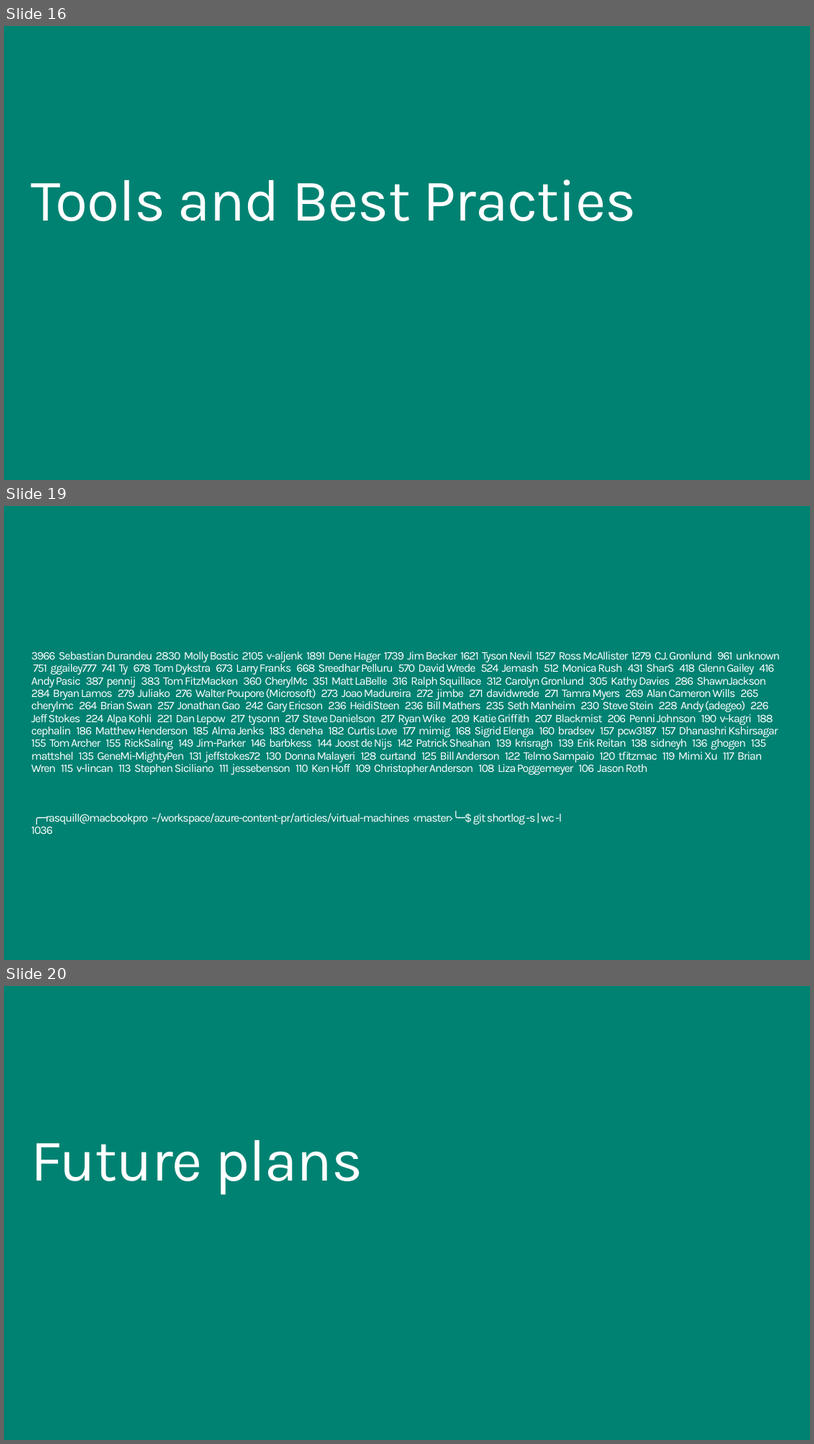
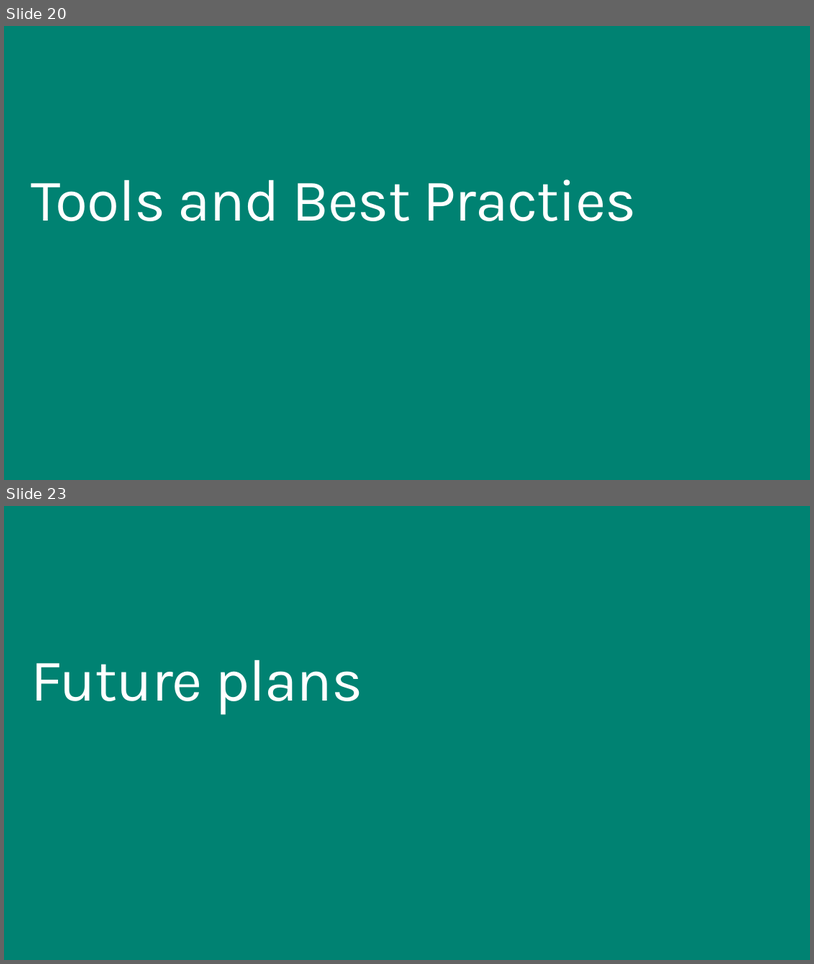
Before and after one commit to squillace/presentations, a slide deck: idw-2015/Content Matters-Open Authoring and Collaboration Across Disciplines.pptx. Shown one above the other, each under a label of ours: slides 16, 19 and 20 before the commit, slides 20 and 23 after it; the slides between them are not shown. The pictures are 814x1444 and 814x964 pixels, drawn with LibreOffice and Linux fonts; fonts in the diff are those of the drawing; background and template pictures are left out. Boxes give left, top, right and bottom in pixels: in the first picture for what was removed or moved away, otherwise in the second. Text is boxed around its words. In the diff, an @@ line names an element or a change of style, - is before the commit and + after.

```diff
--- a/idw-2015/Content Matters-Open Authoring and Collaboration Across Disciplines.pptx
+++ b/idw-2015/Content Matters-Open Authoring and Collaboration Across Disciplines.pptx
@@ slide 19 removed at [4,506,810,960], background #008272 @@
@@ title removed at [31,651,780,834] @@
-3966 Sebastian Durandeu 2830 Molly Bostic 2105 v-aljenk 1891 Dene Hager 1739 Jim Becker 1621 Tyson Nevil 1527 Ross McAllister 1279 C.J. Gronlund 961 unknown 751 ggailey777 741 Ty 678 Tom Dykstra 673 Larry Franks 668 Sreedhar Pelluru 570 David Wrede 524 Jemash 512 Monica Rush 431 SharS 418 Glenn Gailey 416 Andy Pasic 387 pennij 383 Tom FitzMacken 360 CherylMc 351 Matt LaBelle 316 Ralph Squillace 312 Carolyn Gronlund 305 Kathy Davies 286 ShawnJackson 284 Bryan Lamos 279 Juliako 276 Walter Poupore (Microsoft) 273 Joao Madureira 272 jimbe 271 davidwrede 271 Tamra Myers 269 Alan Cameron Wills 265 cherylmc 264 Brian Swan 257 Jonathan Gao 242 Gary Ericson 236 HeidiSteen 236 Bill Mathers 235 Seth Manheim 230 Steve Stein 228 Andy (adegeo) 226 Jeff Stokes 224 Alpa Kohli 221 Dan Lepow 217 tysonn 217 Steve Danielson 217 Ryan Wike 209 Katie Griffith 207 Blackmist 206 Penni Johnson 190 v-kagri 188 cephalin 186 Matthew Henderson 185 Alma Jenks 183 deneha 182 Curtis Love 177 mimig 168 Sigrid Elenga 160 bradsev 157 pcw3187 157 Dhanashri Kshirsagar 155 Tom Archer 155 RickSaling 149 Jim-Parker 146 barbkess 144 Joost de Nijs 142 Patrick Sheahan 139 krisragh 139 Erik Reitan 138 sidneyh 136 ghogen 135 mattshel 135 GeneMi-MightyPen 131 jeffstokes72 130 Donna Malayeri 128 curtand 125 Bill Anderson 122 Telmo Sampaio 120 tfitzmac 119 Mimi Xu 117 Brian Wren 115 v-lincan 113 Stephen Siciliano 111 jessebenson 110 Ken Hoff 109 Christopher Anderson 108 Liza Poggemeyer 106 Jason Roth
-╭─rasquill@macbookpro ~/workspace/azure-content-pr/articles/virtual-machines ‹master›╰─$ git shortlog -s | wc -l
-1036
@@ what was slide 16 is now slide 20 @@
@@ what was slide 20 is now slide 23 @@
```
Also in this commit, not shown: 3 slides changed, 4 slides added.
